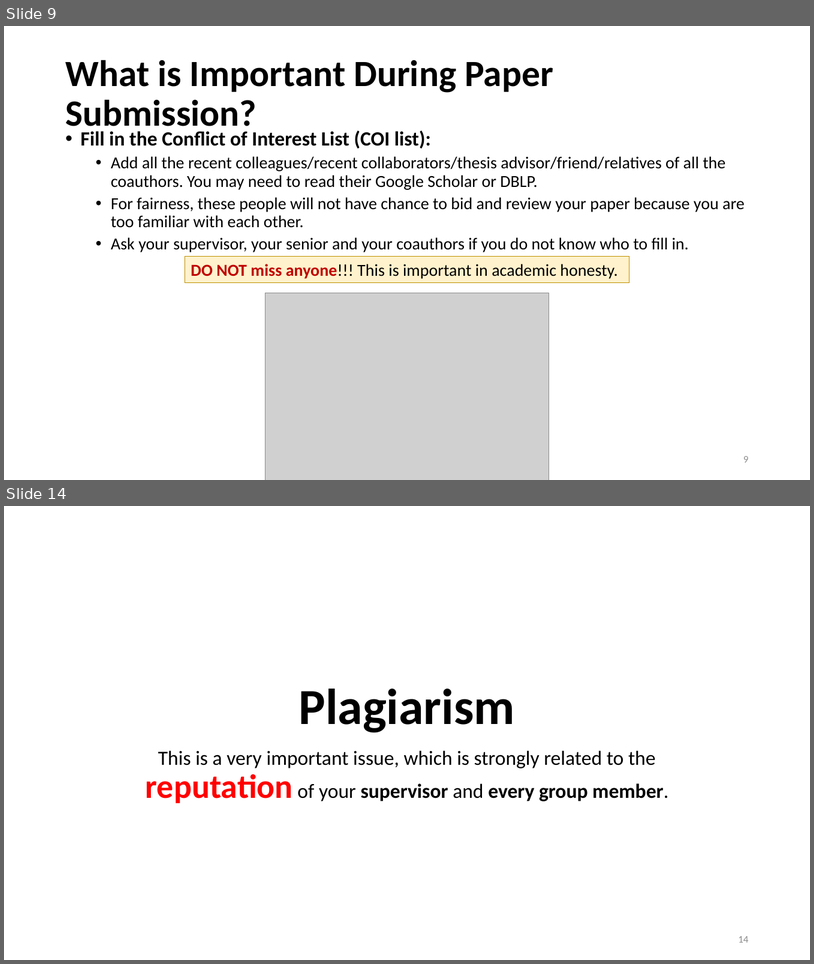
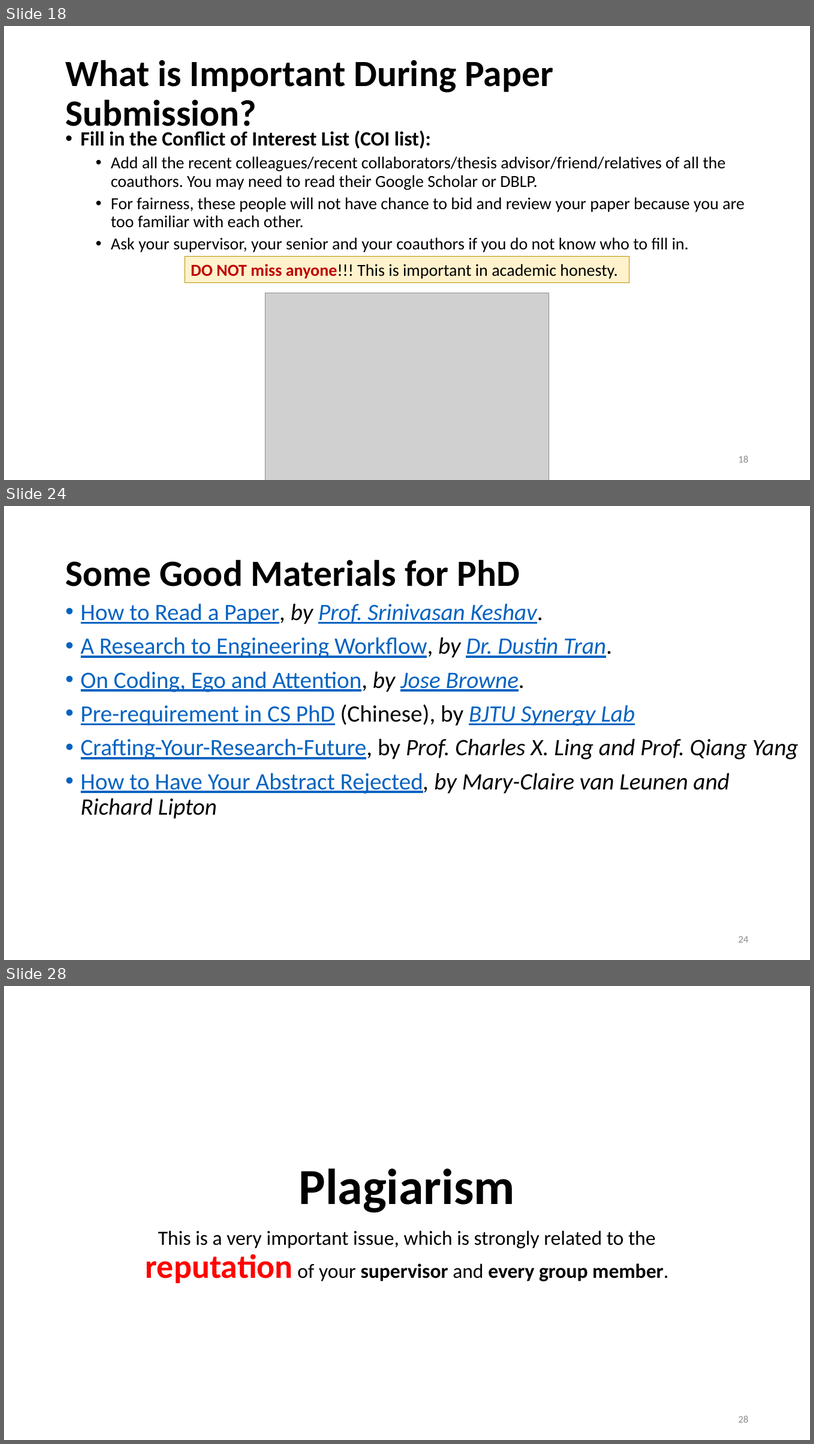
Before and after one commit to heathersherry/Knowledge-Graph-Tutorials-and-Papers, a slide deck: research suggestions.pptx. Shown one above the other, each under a label of ours: slides 9 and 14 before the commit, slides 18, 24 and 28 after it; the slides between them are not shown. The pictures are 814x964 and 814x1444 pixels, drawn with LibreOffice and Linux fonts; fonts in the diff are those of the drawing; grey boxes stand for pictures. Boxes give left, top, right and bottom in pixels: in the first picture for what was removed or moved away, otherwise in the second. Text is boxed around its words. In the diff, an @@ line names an element or a change of style, - is before the commit and + after.

```diff
--- a/research suggestions.pptx
+++ b/research suggestions.pptx
@@ slide 24 added at [4, 506, 810, 960], background #FFFFFF @@
@@ title added at [65, 559, 521, 586], 44 pt, text #000000, bold @@
+Some Good Materials for PhD
@@ text added at [81, 603, 799, 819], 28 pt, text #0563C1, underline @@
+• How to Read a Paper, by Prof. Srinivasan Keshav.
+• A Research to Engineering Workflow, by Dr. Dustin Tran.
+• On Coding, Ego and Attention, by Jose Browne.
+• Pre-requirement in CS PhD (Chinese), by BJTU Synergy Lab
+• Crafting-Your-Research-Future, by Prof. Charles X. Ling and Prof. Qiang Yang
+• How to Have Your Abstract Rejected, by Mary-Claire van Leunen and Richard Lipton
@@ page number added at [738, 936, 749, 942], 12 pt, text #8C8C8C @@
+24
@@ what was slide 9 is now slide 18 @@
@@ page number at [738, 455, 749, 462]: text changed @@
-9
+18
@@ what was slide 14 is now slide 28 @@
@@ page number at [738, 1415, 749, 1422]: text changed @@
-14
+28
```
Also in this commit, not shown: 17 slides changed, 14 other slides added.
